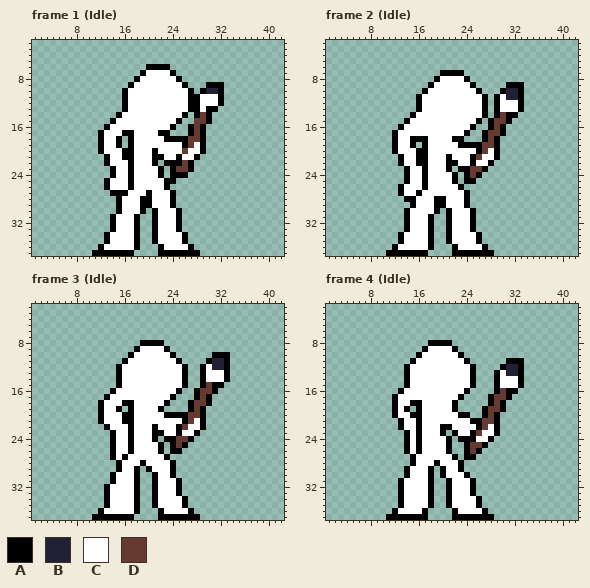
A pixel-art file gets an edit: sprites/Brush.ase. The picture above was drawn from the file before the commit.
46x38 pixels, 28 frames. Shown: frame 1 (Idle): x 1..42, y 2..37; frame 2 (Idle): x 1..42, y 2..37; frame 3 (Idle): x 1..42, y 2..37; frame 4 (Idle): x 1..42, y 2..37. The old version is drawn lined up with the new one, on the new canvas. The commit also changed other frames, which this record leaves out.
Visible layers, top first: "Effects 1", "Head", "Brush", "Bod", "Bacj".
Palette (. is transparent): A #000000  B #222034  C #ffffff  D #663931
Pixels before, frame 1 (Idle), first column x 11:
 6 .........AAAA.........
 7 ........ACCCCA........
 8 .......ACCCCCCA.......
 9 ......ACCCCCCCCA...AAA
10 .....ACCCCCCCCCCA.ABBA
11 .....ACCCCCCCCCCAACCCA
12 .....ACCCCCCCCCCAACCCA
13 .....ACCCCCCCCCCAACAA.
14 ....ACCCCCCCCCCA.ADA..
15 ...ACCCCCCCCCCA..DDA..
16 ..ACCCCCCCCCCA..ADA...
17 .ACCCAACCCCAA...ADA...
18 .ACCA.ACCCCCAAAADDA...
19 .ACCA.ACCCCCCCCADCA...
20 .ACCCAACCCACCCCDCCA...
21 ..ACCAACCCAACCACCA....
22 ..ACCCACCCA.AAADA.....
23 ...ACCACCCCA.ADDA.....
24 ...ACCACCCCA.AAA......
25 ..ACCCACCCCCAA........
26 ..ACCCACCCCCA.........
27 ...AAACCCACCCA........
28 ....ACCCAACCCA........
29 ....ACCCAACCCA........
30 ....ACCCA.ACCCA.......
31 ...ACCCA..ACCCA.......
32 ...ACCCA..ACCCA.......
33 ...ACCCA..ACCCA.......
34 ..ACCCCA..ACCCCA......
35 ..ACCCCA..ACCCCA......
36 .ACCCCCA...ACCCCA.....
37 AAAAAAA....AAAAAAA....
Pixels before, frame 2 (Idle), first column x 11:
 7 .........AAAA..........
 8 ........ACCCCA.........
 9 .......ACCCCCCA.....AAA
10 ......ACCCCCCCCA...ABBA
11 .....ACCCCCCCCCCA.ACBBA
12 .....ACCCCCCCCCCA.ACCCA
13 .....ACCCCCCCCCCA.ACCCA
14 ....ACCCCCCCCCCCA.ADAA.
15 ...ACCCCCCCCCCCA.ADDA..
16 ..ACCCCCCCCCCCA..ADA...
17 .ACCCCCCCCCCCA..ADDA...
18 .ACCAAACCCCAA...ADA....
19 .ACCA.ACCCCCAAAADDA....
20 .ACCCAACCCCCCCCADCA....
21 ..ACCAACCCACCCADCCA....
22 ..ACCAACCCAACCACCA.....
23 ...ACCACCCA.AADDA......
24 ...ACCACCCCA.ADA.......
25 ...ACCACCCCA.AA........
26 ..ACCCACCCCCA..........
27 ..ACCACCCCCCCA.........
28 ...AACCCAACCCA.........
29 ....ACCCAACCCA.........
30 ...ACCCCA.ACCCA........
31 ...ACCCA..ACCCA........
32 ...ACCCA..ACCCA........
33 ...ACCCA..ACCCA........
34 ..ACCCCA..ACCCCA.......
35 ..ACCCCA..ACCCCA.......
36 .ACCCCCA...ACCCCA......
37 AAAAAAA....AAAAAAA.....
Pixels before, frame 3 (Idle), first column x 11:
 8 ........AAAA...........
 9 .......ACCCCA..........
10 ......ACCCCCCA......AAA
11 .....ACCCCCCCCA....ABBA
12 ....ACCCCCCCCCCA..ACBBA
13 ....ACCCCCCCCCCA..ACCCA
14 ....ACCCCCCCCCCA..ACCCA
15 ....ACCCCCCCCCCA..ADAA.
16 ...ACCCCCCCCCCA..ADDA..
17 ..ACCCCCCCCCCA...ADA...
18 .ACCCAACCCCCA...ADDA...
19 .ACCA.ACCCCA....ADA....
20 .ACCCAACCCCCAAAADDA....
21 .ACCCAACCCCCCCCADCA....
22 ..ACCCACCCACCCADCCA....
23 ...ACCACCCAACCACCA.....
24 ...ACCACCCA.AADDA......
25 ...ACCACCCCA.ADA.......
26 ...ACCACCCCA.AA........
27 ...ACACCCCCCA..........
28 ....ACCCACCCCA.........
29 ....ACCA.ACCCA.........
30 ...ACCCA..ACCA.........
31 ...ACCCA..ACCCA........
32 ..ACCCCA..ACCCA........
33 ..ACCCCA..ACCCA........
34 ..ACCCCA..ACCCCA.......
35 ..ACCCCA..ACCCCA.......
36 .ACCCCCA...ACCCCA......
37 AAAAAAA....AAAAAAA.....
Pixels before, frame 4 (Idle), first column x 11:
 8 .......AAAA............
 9 ......ACCCCA...........
10 .....ACCCCCCA..........
11 ....ACCCCCCCCA......AAA
12 ...ACCCCCCCCCCA....ABBA
13 ...ACCCCCCCCCCA...ACBBA
14 ...ACCCCCCCCCCA...ACCCA
15 ...ACCCCCCCCCCA...ACCCA
16 ..ACCCCCCCCCCA....ADAA.
17 .ACCCCCCCCCCA....ADDA..
18 .ACCAACCCCCA.....ADA...
19 .ACA.ACCCCCA....ADDA...
20 .ACCAACCCCCCAA..ADA....
21 ..ACCACCCCCCCCAADDA....
22 ..ACCACCCAACCCCADCA....
23 ...ACACCCA.ACCADCCA....
24 ...ACACCCCA.AAACCA.....
25 ...ACACCCCA..ADDA......
26 ...ACACCCCA..ADA.......
27 ....ACCCCCCA.AA........
28 ....ACCCACCCA..........
29 ...ACCCA.ACCA..........
30 ...ACCCA.ACCCA.........
31 ..ACCCCA..ACCCA........
32 ..ACCCCA..ACCCA........
33 ..ACCCCA..ACCCA........
34 ..ACCCCA..ACCCCA.......
35 ..ACCCCA..ACCCCA.......
36 .ACCCCA....ACCCCA......
37 AAAAAAA....AAAAAAA.....
And afterwards:
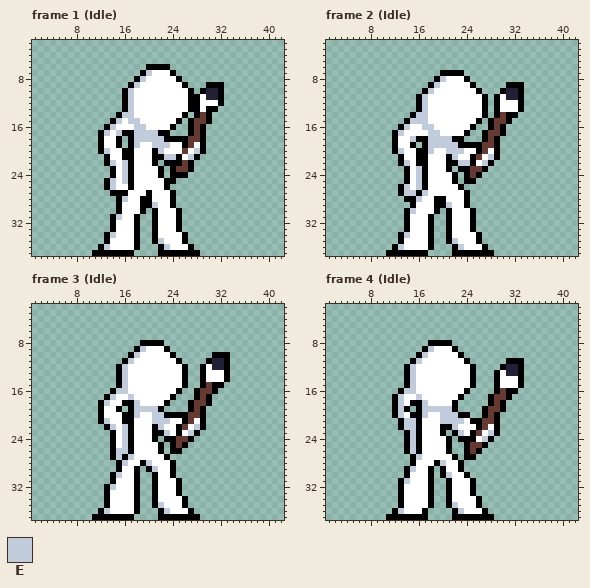
Colours new in this view: E #c0cbdc
Edits made:
canvas 46x38 -> 85x38
Changed rows in their new state; - is an unchanged pixel.
Frame 1 (Idle):
first column x 13:
 7 -------E-----------
 8 ------E------------
 9 -----E-------------
10 ----E--------------
11 ----E------------BB
12 ----E--------------
13 ----E--------------
14 ---EE--------------
15 --E-EE--------A----
16 -E---EE------------
17 E-E--EEEE----------
18 -----EEEEE---------
19 -----E--EEE--------
20 E--------E-----E---
21 ----------EE--E----
22 -E-E---------------
23 ---E---------------
24 ---E---------------
25 -E-E---------------
26 -E-----------------
28 ---E---------------
29 --------E----------
31 --E----------------
34 -E-----------------
35 ---------E---------
36 E---------E--------
Frame 2 (Idle):
first column x 13:
 8 -------E--------
 9 ------E---------
10 -----E----------
11 ----E-----------
12 ----E-----------
13 ----E-----------
14 ---EE-----------
15 --EEE-----------
16 -E--EE----------
17 E----EE---------
18 --E--EEEE-------
19 -----EEEEE------
20 E----E--EEE-----
21 ---------E-----E
22 -E--------EE--E-
23 ---E------------
24 ---E------------
25 ---E------------
26 -E-E------------
27 -EE-E-----------
28 ---E------------
29 --------E-------
30 --E-------------
first column x 13:
34 -E---------
35 ---------E-
36 E---------E
Frame 3 (Idle):
first column x 13:
 9 ------E---------
10 -----E----------
11 ----E-----------
12 ---E------------
13 ---E------------
14 ---E------------
15 ---E------------
16 --EE------------
17 -E--E-----------
18 E----E----------
19 -----EEEE-------
20 -----E--EE------
21 E-------EEE-----
22 -E-E-----E-----E
23 ---E------E---E-
24 ---E------------
25 ---E------------
26 --EE------------
27 --E-E-----------
28 ---E---E--------
29 --------E-------
30 --E-------------
32 -E--------------
35 ---------E------
36 E---------E-----
Frame 4 (Idle):
first column x 13:
 9 -----E----------
10 ----E-----------
11 ---E------------
12 --E-------------
13 --E-------------
14 --E-------------
15 --E-------------
16 -EE-------------
17 E--E------------
18 E---E-----------
19 E---EEEEE-------
20 E---E--EEE------
21 -EE----EEEE-----
22 -EE------E------
23 --E-------E----E
24 --E-----------E-
25 --E-------------
26 --E-------------
27 ---E------------
28 -------E--------
29 --E-------------
30 --------E-------
31 -E--------------
first column x 13:
35 ---------E-
36 E---------E
